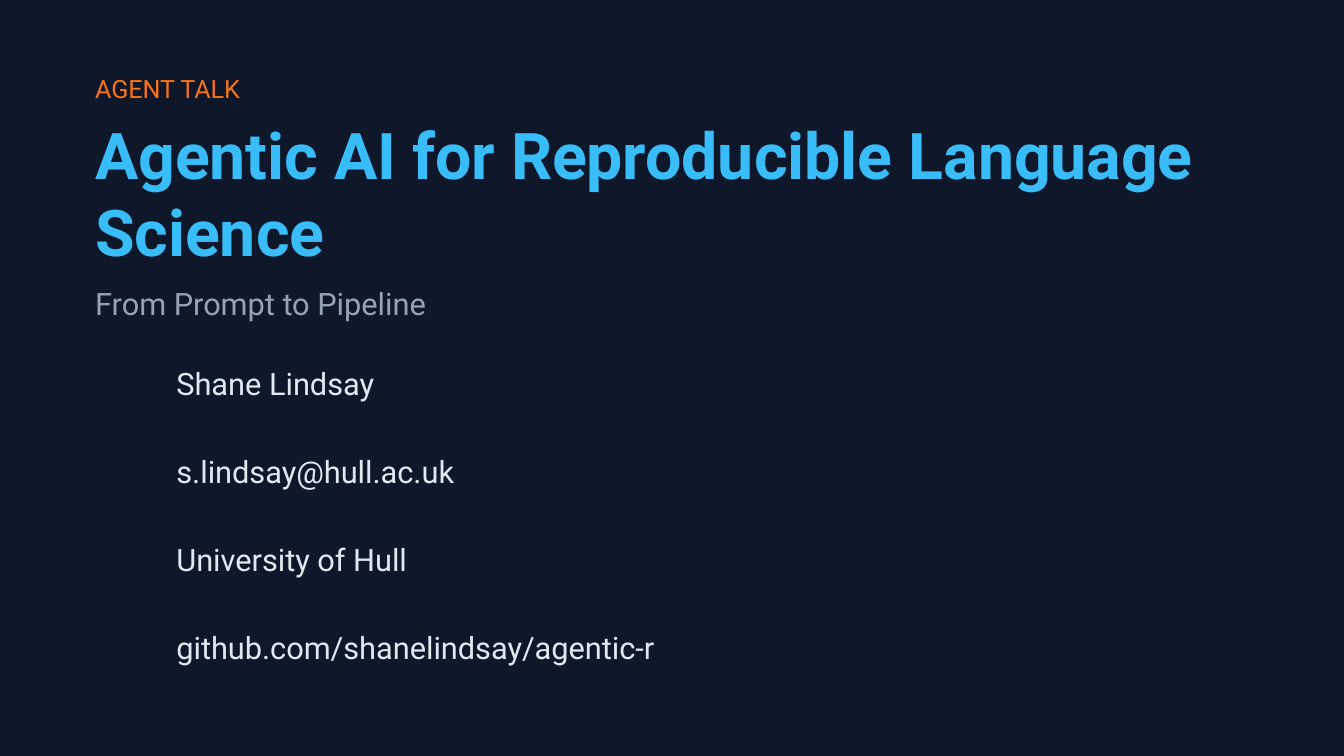
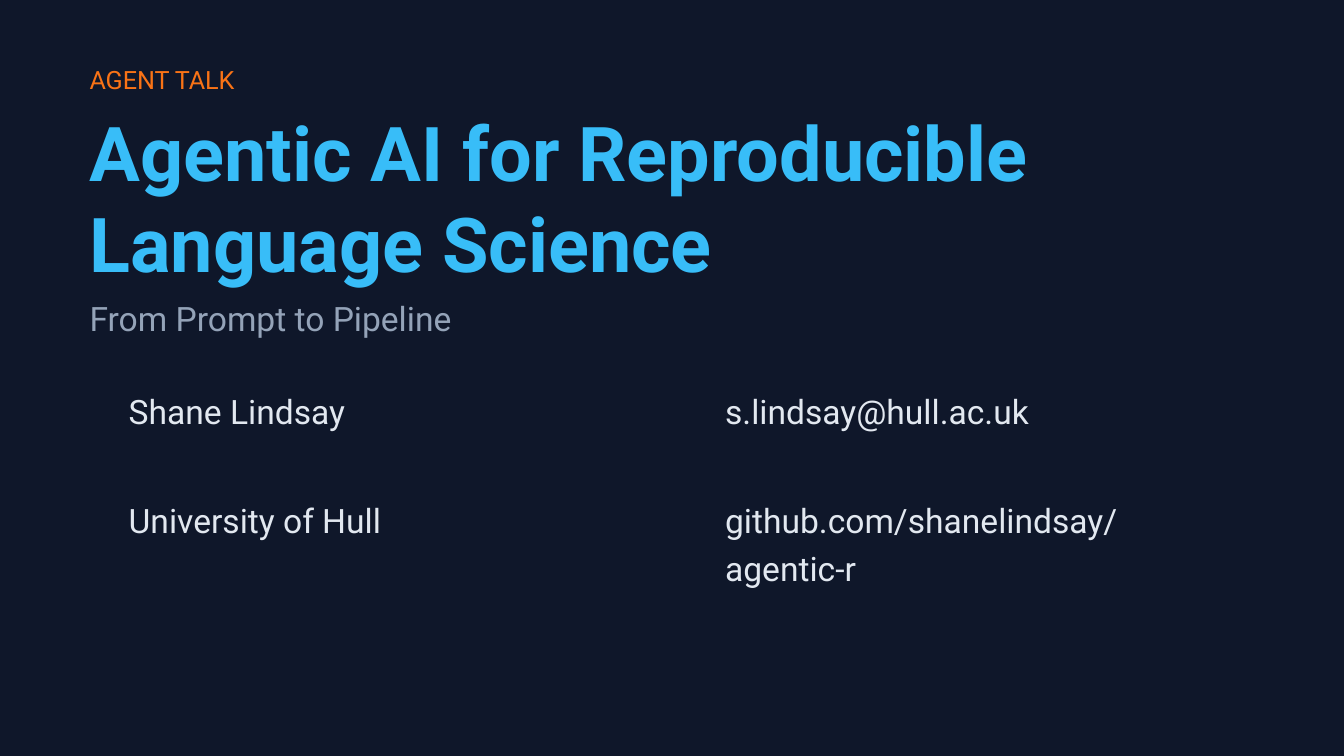
Before and after one commit to shanelindsay/agentic-r, a slide deck: slide 1 of slides-new/Agentic-AI-Agent-Talk.pptx. Drawn at 1344x756 pixels with LibreOffice and Linux fonts; fonts in the diff are those of the drawing. Boxes give left, top, right and bottom in pixels: in the first picture for what was removed or moved away, otherwise in the second. Text is boxed around its words. In the diff, an @@ line names an element or a change of style, - is before the commit and + after.

```diff
--- a/slides-new/Agentic-AI-Agent-Talk.pptx
+++ b/slides-new/Agentic-AI-Agent-Talk.pptx
@@ text "AGENT TALK": place and size @@
-text "AGENT TALK" at box(95, 80, 240, 99)
+text "AGENT TALK" at box(90, 71, 235, 90)
@@ text "AGENT TALK" at box(90, 71, 235, 90): line spacing 19.6pt to 19.2pt @@
@@ text "Agentic AI for Reproducible Language ...": place and size @@
-text "Agentic AI for Reproducible Language ..." at box(95, 130, 1193, 257)
+text "Agentic AI for Reproducible Language ..." at box(90, 123, 1027, 288)
@@ text "Agentic AI for Reproducible Language ..." at box(90, 123, 1027, 288): size 34.5 to 40.5 pt @@
@@ text "From Prompt to Pipeline": place and size @@
-text "From Prompt to Pipeline" at box(95, 292, 425, 321)
+text "From Prompt to Pipeline" at box(90, 306, 452, 338)
@@ text "From Prompt to Pipeline" at box(90, 306, 452, 338): size 16.5 to 18 pt; line spacing 23.9pt to 25.6pt @@
@@ text "Shane Lindsay": place and size @@
-text "Shane Lindsay" at box(176, 372, 374, 402)
+text "Shane Lindsay" at box(129, 398, 345, 431)
@@ text "s.lindsay@hull.ac.uk": place and size @@
-text "s.lindsay@hull.ac.uk" at box(176, 460, 454, 490)
+text "s.lindsay@hull.ac.uk" at box(725, 398, 1029, 432)
@@ text "University of Hull": place and size @@
-text "University of Hull" at box(176, 547, 407, 578)
+text "University of Hull" at box(129, 507, 381, 540)
@@ size 16.5 to 18 pt; line spacing 23.1pt to 25.6pt in 4 elements at box(129, 398, 345, 431), box(129, 507, 381, 540), box(725, 398, 1029, 432), box(725, 507, 1117, 588) @@
@@ text "github.com/shanelindsay/agentic-r": place and size @@
-text "github.com/shanelindsay/agentic-r" at box(176, 636, 654, 666)
+text "github.com/shanelindsay/agentic-r" at box(725, 507, 1117, 588)
```
Also in this commit, not shown: 20 other slides changed, 2 other files.
